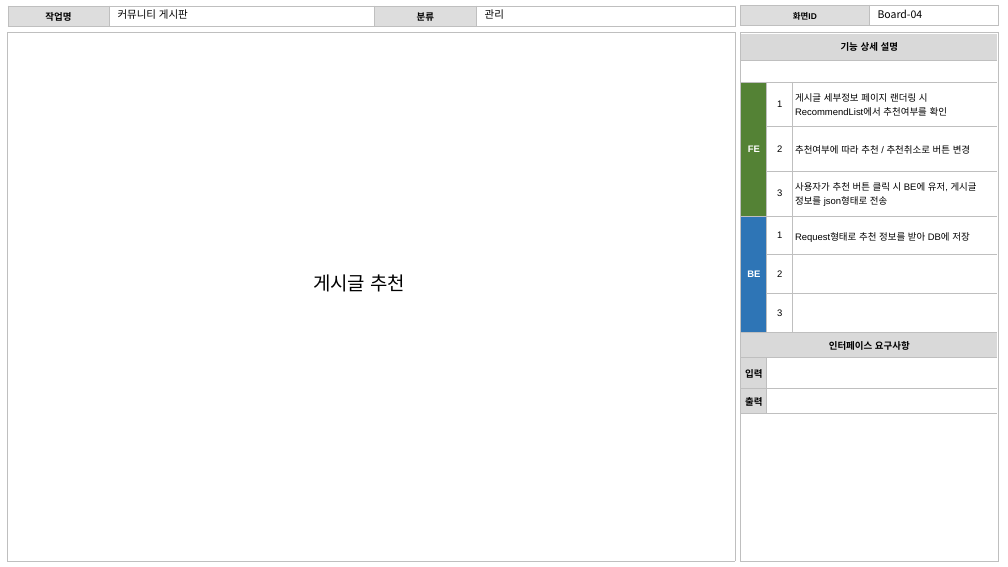
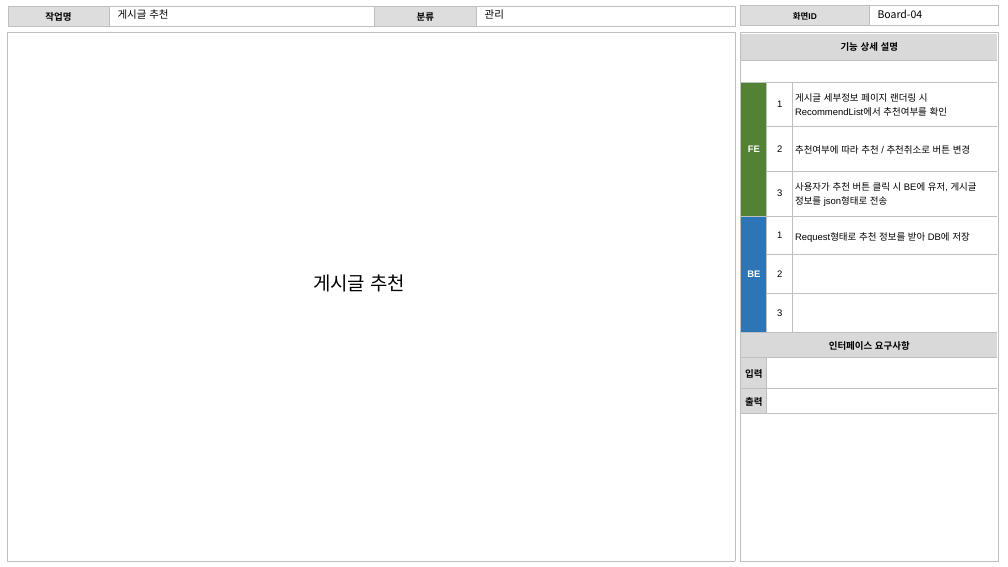
Before and after one commit to hahahahohohoho/mini_project, a slide deck: slide 12 of 빅데이터프로젝트계획서 (1).pptx. Drawn at 1008x567 pixels with LibreOffice and Linux fonts; fonts in the diff are those of the drawing. Boxes give left, top, right and bottom in pixels: in the first picture for what was removed or moved away, otherwise in the second. Text is boxed around its words. In the diff, an @@ line names an element or a change of style, - is before the commit and + after.

```diff
--- a/빅데이터프로젝트계획서 (1).pptx
+++ b/빅데이터프로젝트계획서 (1).pptx
@@ text at [118, 9, 168, 19]: text changed @@
-커뮤니티 게시판
+게시글 추천
```
Also in this commit, not shown: 13 other slides changed, 4 slides added, 11 other files.
